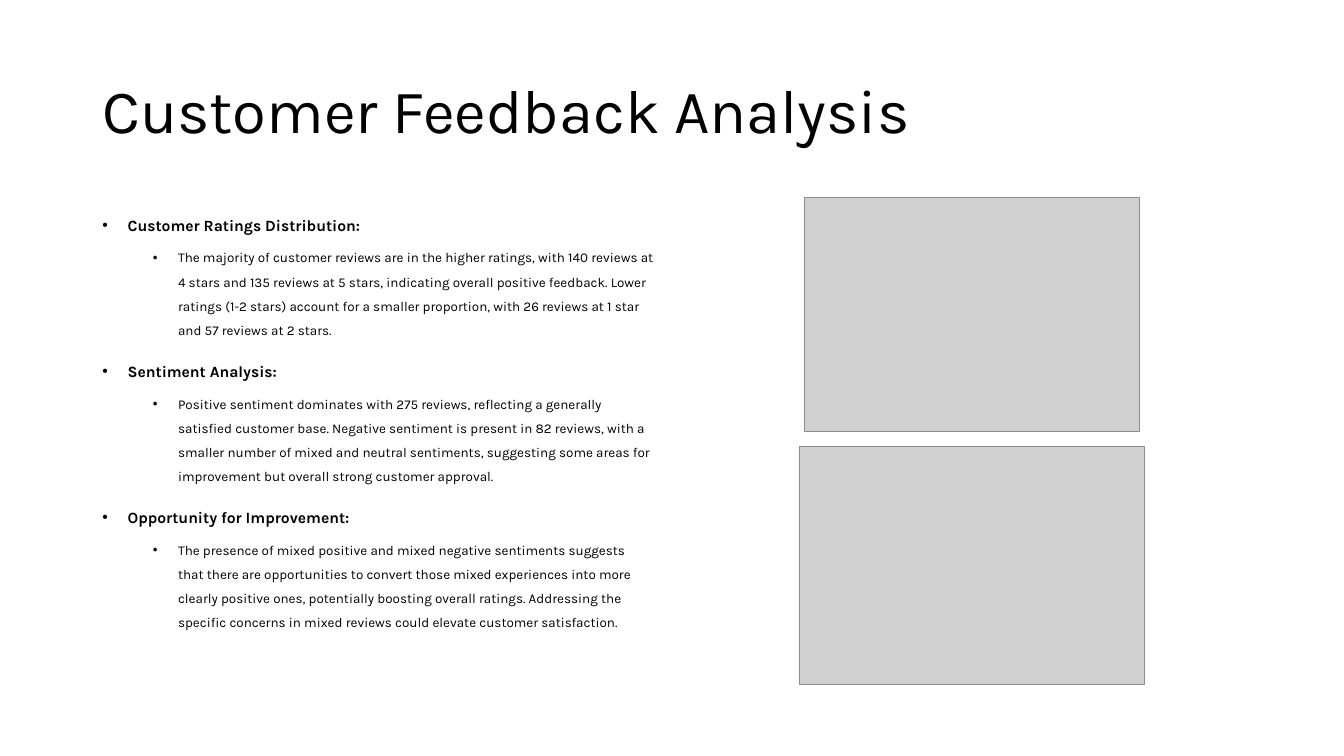
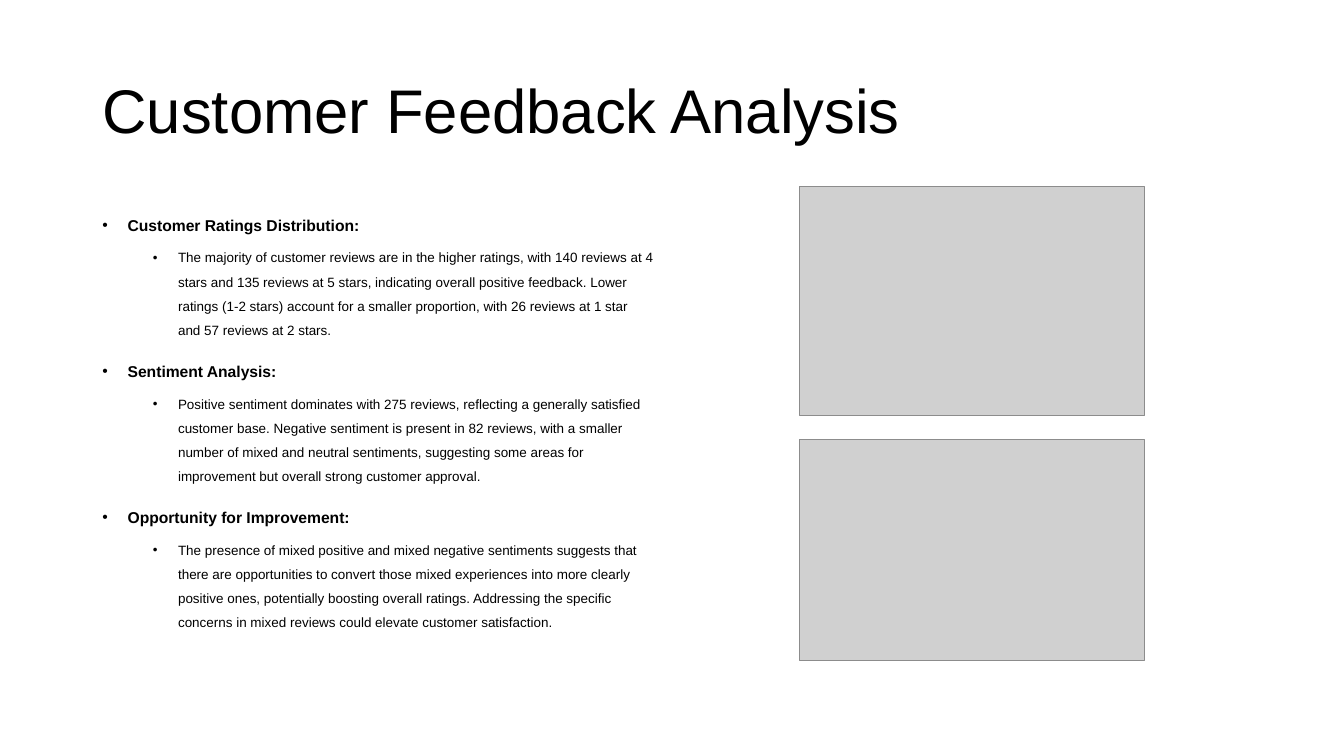
Before and after one commit to Engineer-Harshad/e-commerce-growth-intelligence-project, a slide deck: slide 5 of presentation/Insights.pptx. Drawn at 1344x756 pixels with LibreOffice and Linux fonts; fonts in the diff are those of the drawing; grey boxes stand for pictures. Boxes give left, top, right and bottom in pixels: in the first picture for what was removed or moved away, otherwise in the second. Text is boxed around its words. In the diff, an @@ line names an element or a change of style, - is before the commit and + after.

```diff
--- a/presentation/Insights.pptx
+++ b/presentation/Insights.pptx
@@ title "Customer Feedback Analysis" at [102,88,900,145]: font Karla to Arial @@
@@ text "Customer Ratings Distribution:" at [128,219,653,627]: font Karla to Arial; less space between paragraphs @@
@@ picture: place and size @@
-picture at [805,198,1139,432]
+picture at [800,187,1144,416]
@@ picture: place and size @@
-picture at [800,447,1144,685]
+picture at [800,440,1144,661]
```
Also in this commit, not shown: 4 other slides changed, 1 slide added, 1 slide removed, 10 other files.
